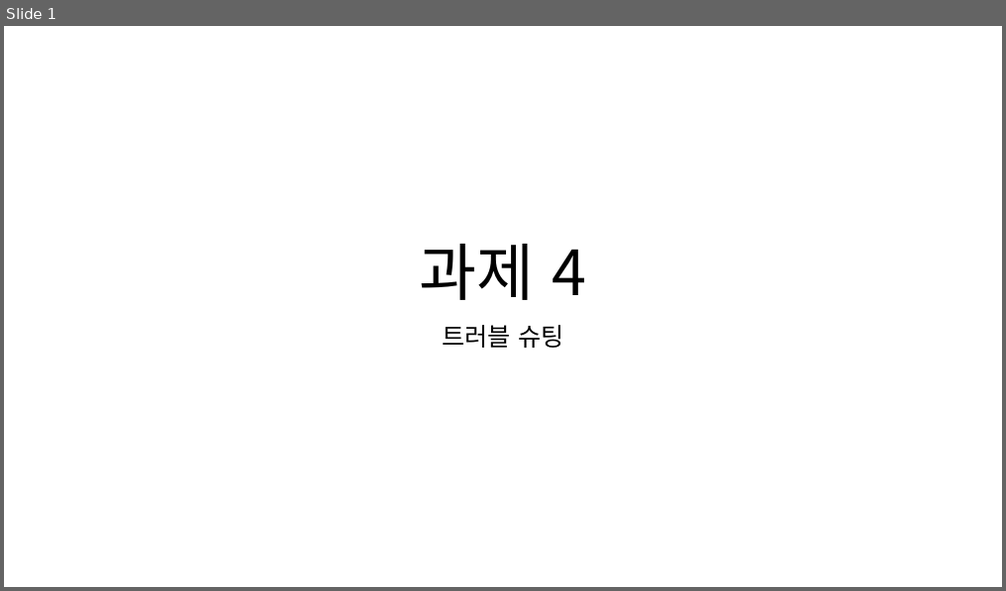
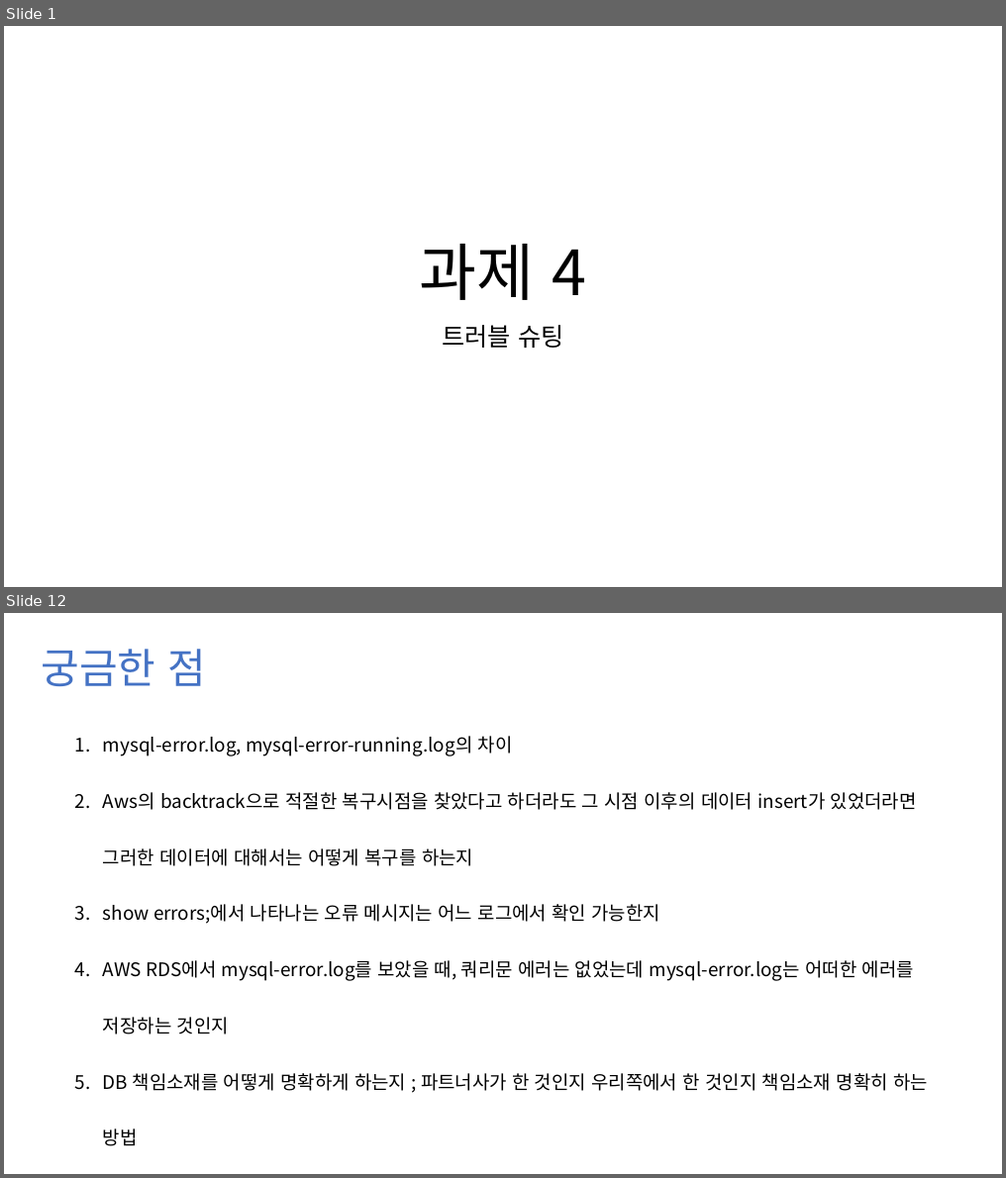
Before and after one commit to mong-head/commento_boot_camp_DBA, a slide deck: 과제4/과제 4.pptx. Shown one above the other, each under a label of ours: slide 1 before the commit, slides 1 and 12 after it; the slides between them are not shown. The pictures are 1006x591 and 1006x1178 pixels, drawn with LibreOffice and Linux fonts; fonts in the diff are those of the drawing. Boxes give left, top, right and bottom in pixels: in the first picture for what was removed or moved away, otherwise in the second. Text is boxed around its words. In the diff, an @@ line names an element or a change of style, - is before the commit and + after.

```diff
--- a/과제4/과제 4.pptx
+++ b/과제4/과제 4.pptx
@@ slide 12 added at (4, 613, 1002, 1174), background #FFFFFF @@
@@ text added at (42, 649, 206, 686), 40 pt, text #4472C4 @@
+궁금한 점
@@ text added at (103, 736, 928, 1147), 18 pt, text #000000 @@
+1. mysql-error.log, mysql-error-running.log의 차이
+2. Aws의 backtrack으로 적절한 복구시점을 찾았다고 하더라도 그 시점 이후의 데이터 insert가 있었더라면 그러한 데이터에 대해서는 어떻게 복구를 하는지
+3. show errors;에서 나타나는 오류 메시지는 어느 로그에서 확인 가능한지
+4. AWS RDS에서 mysql-error.log를 보았을 때, 쿼리문 에러는 없었는데 mysql-error.log는 어떠한 에러를 저장하는 것인지
+5. DB 책임소재를 어떻게 명확하게 하는지 ; 파트너사가 한 것인지 우리쪽에서 한 것인지 책임소재 명확히 하는 방법
```
Also in this commit, not shown: 4 slides changed, 6 other slides added, 1 slide removed.
